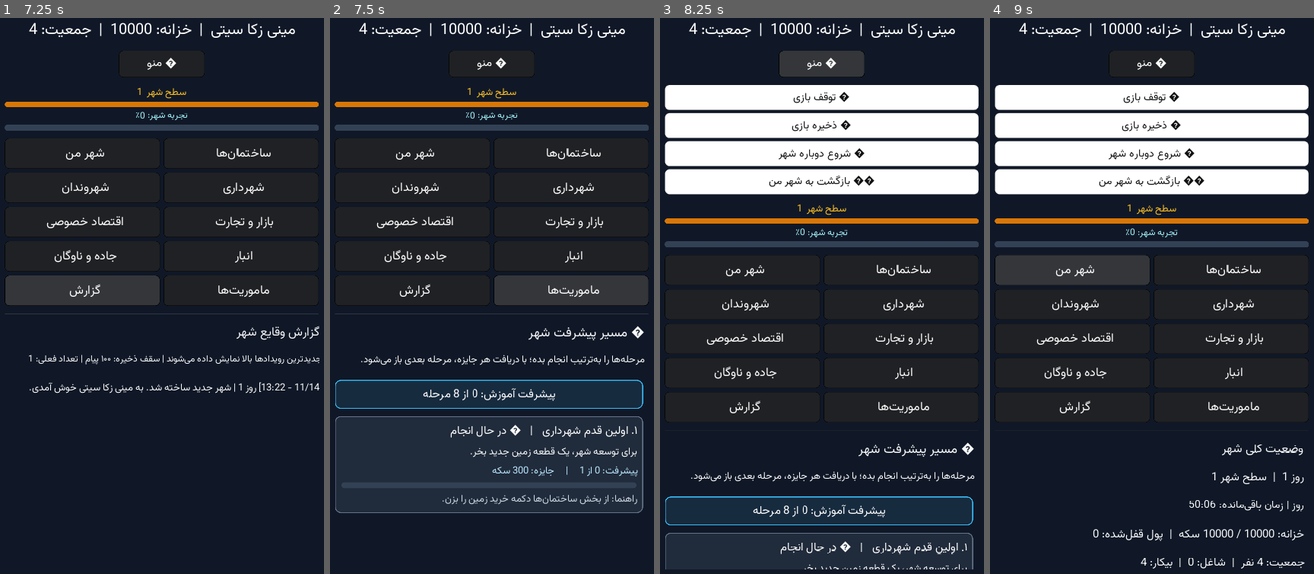
Above: before the commit, frames 1-4 (left to right).
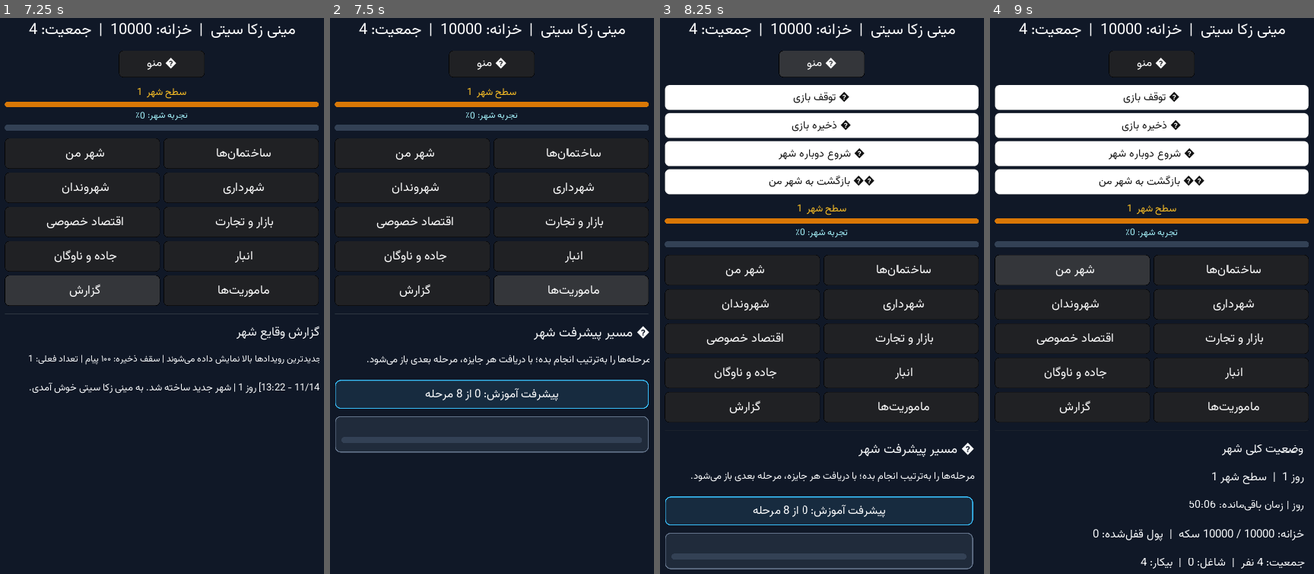
Above: after the commit, the same moments.

Repository: zekainstabot/mini-zeka-city
Game: Godot game, scene res://Main.tscn
Two runs of this game, one before a commit and one after it. Both use one fixed random seed, a clock stepped at 60 frames per second and the inputs below.
Inputs:
- Up to frame 1 (7.25 s): click "ﻦﻣ ﺮﻬﺷ" at 0.5 s; click "ﺎﻫ‌ﻥﺎﻤﺘﺧﺎﺳ" at 1.25 s; click "ﻥﺍﺪﻧﻭﺮﻬﺷ" at 2 s; click "ﯼﺭﺍﺩﺮﻬﺷ" at 2.75 s; click "ﯽﺻﻮﺼﺧ ﺩﺎﺼﺘﻗﺍ" at 3.5 s; click "ﺕﺭﺎﺠﺗ ﻭ ﺭﺍﺯﺎﺑ" at 4.25 s; click "ﻥﺎﮔﻭﺎﻧ ﻭ ﻩﺩﺎﺟ" at 5 s; click "ﺭﺎﺒﻧﺍ" at 5.75 s; click "ﺵﺭﺍﺰﮔ" at 6.5 s
- Up to frame 2 (7.5 s): click "ﺎﻫ‌ﺖﯾﺭﻮﻣﺎﻣ" at 7.25 s
- Up to frame 3 (8.25 s): click "ﻮﻨﻣ ☰" at 8 s
- Up to frame 4 (9 s): click "ﻦﻣ ﺮﻬﺷ" at 8.75 s

Frame 1 is identical in both runs. In frame 2, 5.0% of the frame differs, in the area x 1-99%, y 55-90%; in frame 3, 1.6%; in frame 4, nothing differs.

Commit message:
Constrain mission cards and prevent right overflow

Diff:
--- a/scripts/Main.gd
+++ b/scripts/Main.gd
@@ -993,6 +993,8 @@
 				var is_completed = bool(mission.get("completed", false))
 				var card = PanelContainer.new()
 				card.size_flags_horizontal = Control.SIZE_EXPAND_FILL
+				card.rect_min_size = Vector2(max(220, game_scroll_container.rect_size.x - 24), 0)
+				card.rect_clip_content = true
 				var card_style = StyleBoxFlat.new()
 				card_style.bg_color = Color("#173b32") if is_claimed else (Color("#493719") if is_completed else Color("#202b3b"))
 				card_style.border_color = Color("#4ade80") if is_claimed else (Color("#fbbf24") if is_completed else Color("#64748b"))
@@ -1013,20 +1015,32 @@
 				var card_body = VBoxContainer.new()
 				card_body.add_constant_override("separation", 7)
 				card_body.size_flags_horizontal = Control.SIZE_EXPAND_FILL
+				card_body.rect_clip_content = true
 				card_margin.add_child(card_body)
 				var status_text = "✓ جایزه دریافت شده" if is_claimed else ("🎁 جایزه آماده دریافت" if is_completed else "● در حال انجام")
 				var title_label = Label.new()
-				title_label.text = PersianText.reshaper(str(definition.title) + "   |   " + status_text)
+				title_label.text = PersianText.reshaper(str(definition.title))
 				title_label.align = Label.ALIGN_RIGHT
+				title_label.clip_text = true
 				title_label.autowrap = true
 				title_label.size_flags_horizontal = Control.SIZE_EXPAND_FILL
 				_apply_font(title_label, 19)
 				title_label.add_color_override("font_color", Color("#86efac") if is_claimed else (Color("#fde68a") if is_completed else Color("#ffffff")))
 				card_body.add_child(title_label)
+				var status_label = Label.new()
+				status_label.text = PersianText.reshaper(status_text)
+				status_label.align = Label.ALIGN_RIGHT
+				status_label.autowrap = true
+				status_label.clip_text = true
+				status_label.size_flags_horizontal = Control.SIZE_EXPAND_FILL
+				_apply_font(status_label, 16)
+				status_label.add_color_override("font_color", Color("#86efac") if is_claimed else (Color("#fde68a") if is_completed else Color("#cbd5e1")))
+				card_body.add_child(status_label)
 				var description_label = Label.new()
 				description_label.text = PersianText.reshaper(str(definition.description))
 				description_label.align = Label.ALIGN_RIGHT
 				description_label.autowrap = true
+				description_label.clip_text = true
 				description_label.size_flags_horizontal = Control.SIZE_EXPAND_FILL
 				_apply_font(description_label, 17)
 				description_label.add_color_override("font_color", Color("#f8fafc"))
@@ -1037,6 +1051,7 @@
 				progress_label.text = PersianText.reshaper("پیشرفت: %d از %d     |     جایزه: %d سکه" % [current_progress, target_progress, int(definition.reward)])
 				progress_label.align = Label.ALIGN_RIGHT
 				progress_label.autowrap = true
+				progress_label.clip_text = true
 				progress_label.size_flags_horizontal = Control.SIZE_EXPAND_FILL
 				_apply_font(progress_label, 16)
 				progress_label.add_color_override("font_color", Color("#bae6fd"))
@@ -1061,6 +1076,7 @@
 					hint_label.text = PersianText.reshaper("راهنما: " + str(definition.get("hint", "از بخش‌های شهر هدف را دنبال کن.")))
 					hint_label.align = Label.ALIGN_RIGHT
 					hint_label.autowrap = true
+					hint_label.clip_text = true
 					hint_label.size_flags_horizontal = Control.SIZE_EXPAND_FILL
 					_apply_font(hint_label, 16)
 					hint_label.add_color_override("font_color", Color("#cbd5e1"))
